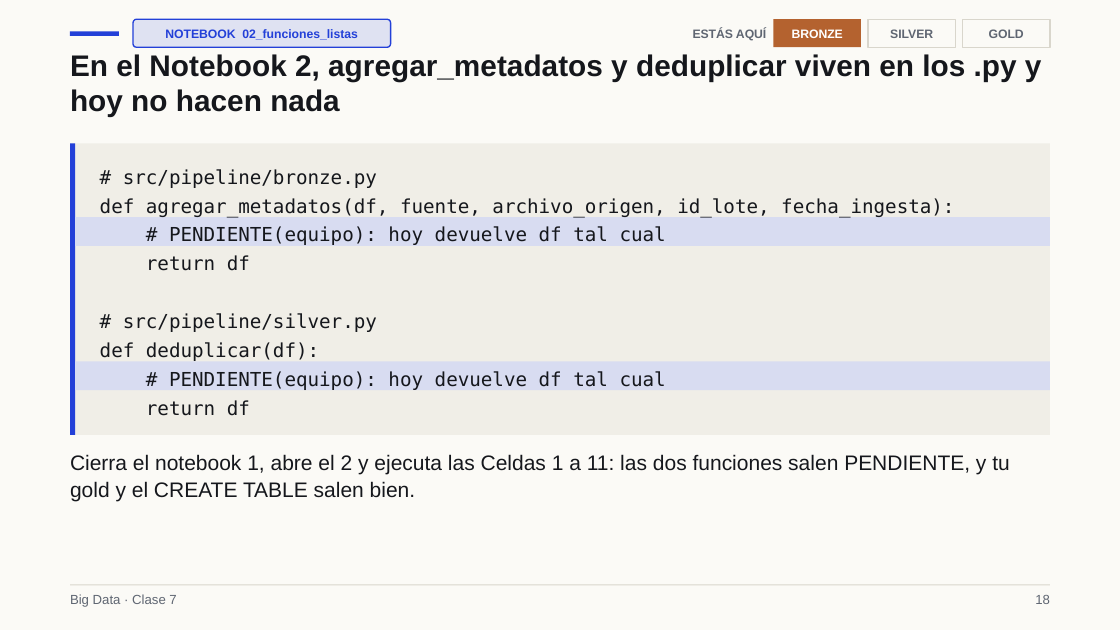
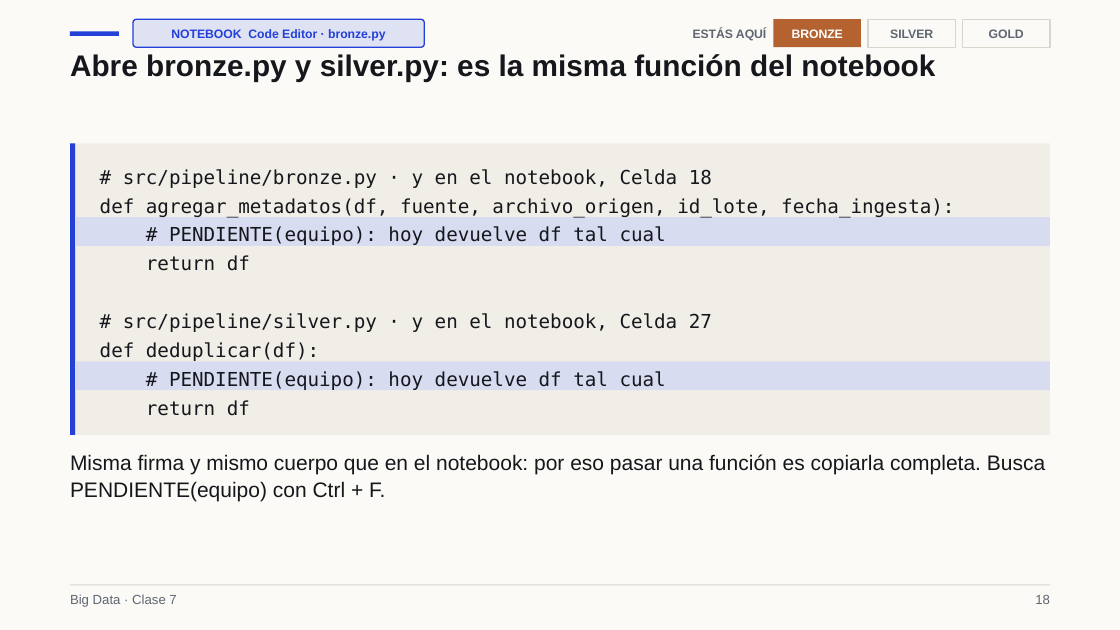
Before and after one commit to Apaezc/bigdata-udem-2026, a slide deck: slide 18 of curso/clase07/deck_corto/slides.pptx. Drawn at 1120x630 pixels with LibreOffice and Linux fonts; fonts in the diff are those of the drawing. Boxes give left, top, right and bottom in pixels: in the first picture for what was removed or moved away, otherwise in the second. Text is boxed around its words. In the diff, an @@ line names an element or a change of style, - is before the commit and + after.

```diff
--- a/curso/clase07/deck_corto/slides.pptx
+++ b/curso/clase07/deck_corto/slides.pptx
@@ rounded rectangle resized from (x1=133, y1=19, x2=391, y2=47) to (x1=133, y1=19, x2=424, y2=47) @@
@@ text at (x1=171, y1=29, x2=385, y2=41): text changed @@
-NOTEBOOK 02_funciones_listas
+NOTEBOOK Code Editor · bronze.py
@@ text at (x1=70, y1=54, x2=935, y2=81): text changed @@
-En el Notebook 2, agregar_metadatos y deduplicar viven en los .py y hoy no hacen nada
+Abre bronze.py y silver.py: es la misma función del notebook
@@ text at (x1=123, y1=169, x2=712, y2=188): text changed @@
-# src/pipeline/bronze.py
+# src/pipeline/bronze.py · y en el notebook, Celda 18
@@ text at (x1=123, y1=313, x2=712, y2=332): text changed @@
-# src/pipeline/silver.py
+# src/pipeline/silver.py · y en el notebook, Celda 27
@@ text at (x1=70, y1=454, x2=1045, y2=501): text changed @@
-Cierra el notebook 1, abre el 2 y ejecuta las Celdas 1 a 11: las dos funciones salen PENDIENTE, y tu gold y el CREATE TABLE salen bien.
+Misma firma y mismo cuerpo que en el notebook: por eso pasar una función es copiarla completa. Busca PENDIENTE(equipo) con Ctrl + F.
```
Also in this commit, not shown: 4 other slides changed, 1 slide added, 1 slide removed, 17 other files.
